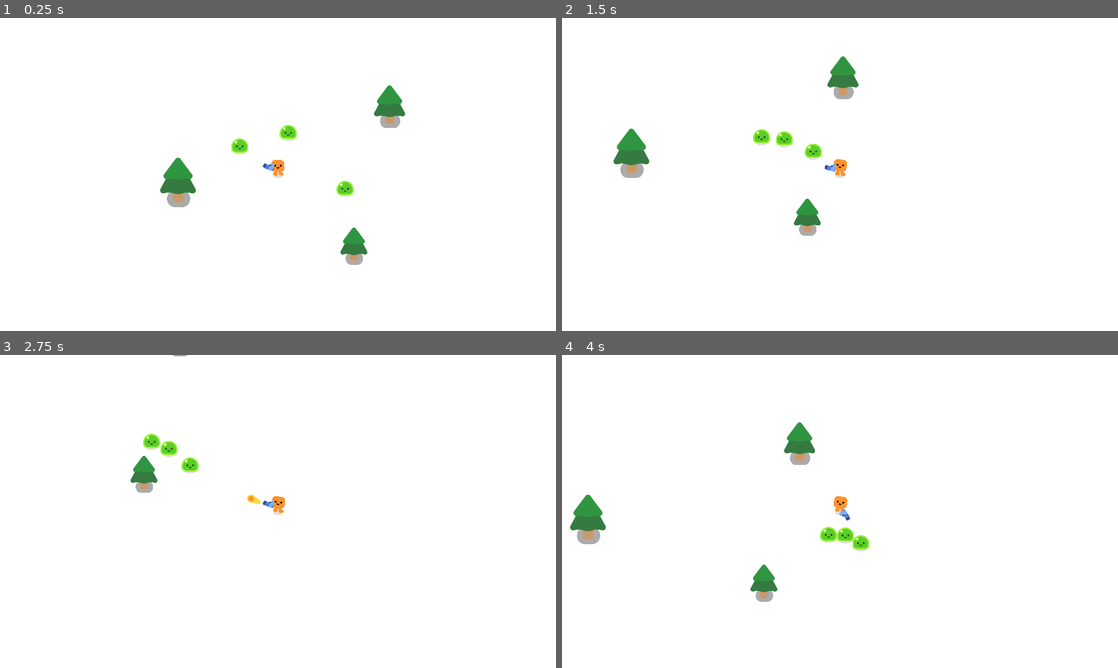
Above: before the commit, frames 1-4 (two rows, left to right).
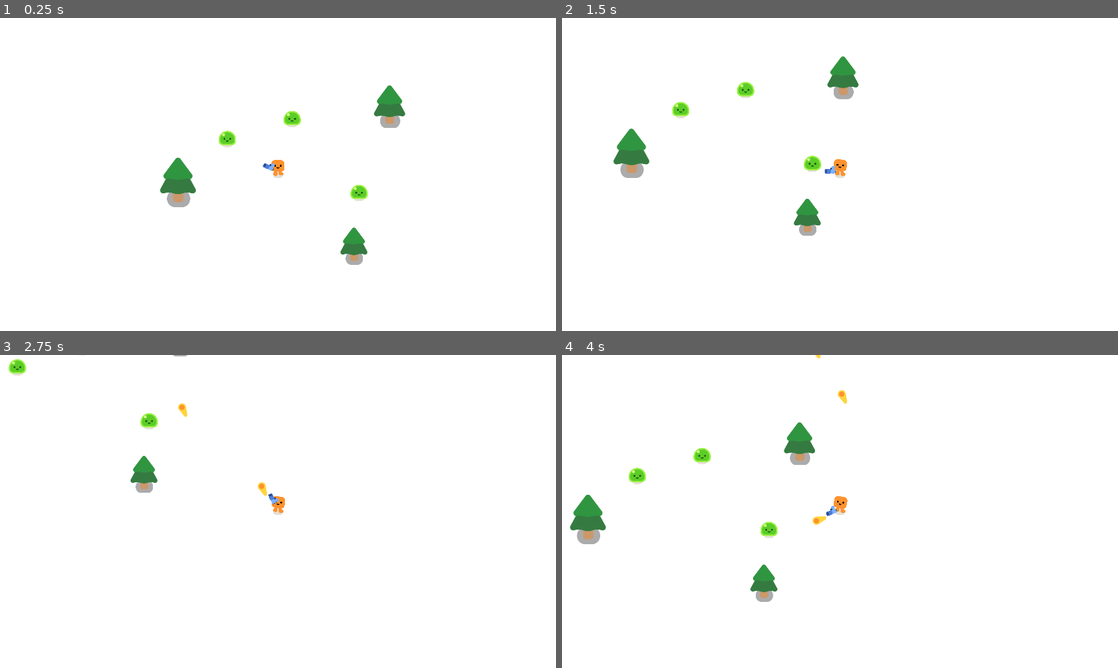
Above: after the commit, the same moments.

Repository: Stilltyde/Godot-4.2-Vampire-Survivors
Game: Godot game, scene res://survivors_game.tscn
Two runs of this game, one before a commit and one after it. Both use one fixed random seed, a clock stepped at 60 frames per second and the inputs below.
Inputs:
- Up to frame 1 (0.25 s): no input
- Up to frame 2 (1.5 s): hold D (move_right) 0.53-1.28 s; hold S (move_down) from 1.28 s (still down)
- Up to frame 3 (2.75 s): release S (move_down) at 2.03 s; hold D (move_right) from 2.03 s (still down)
- Up to frame 4 (4 s): release D (move_right) at 2.78 s; hold W (move_up) 2.78-3.53 s; hold A (move_left) from 3.53 s (still down)

The runs differ from the first frame. In frame 1, 0.8% of the frame differs, in the area x 39-67%, y 29-59%; in frame 2, 0.8%; in frame 3, 0.9%; in frame 4, 1.0%, in the area x 12-56%, y 0-63%.
Error after the commit: Parse Error: Identifier "sddd" not declared in the current scope. (res://slimie.gd:15)

Commit message:
restarting pc

Diff:
--- a/bullet.gd
+++ b/bullet.gd
@@ -17,3 +17,5 @@
 
 func _on_body_entered(body: Node2D) -> void:
 	queue_free()
+	if body.has_method("take_damage"):
+		body.take_damage()
--- a/slimie.gd
+++ b/slimie.gd
@@ -1,8 +1,15 @@
 extends CharacterBody2D
 
+var health = 3
 @onready var player = get_node("/root/Game/Player")
 
 func _physics_process(delta: float) -> void:
 	var direction = global_position.direction_to(player.global_position)
 	velocity = direction * 200.0
 	move_and_slide()
+
+func take_damage():
+	health -= 1
+
+	if health == 0:
+		queue_free(sddd)
